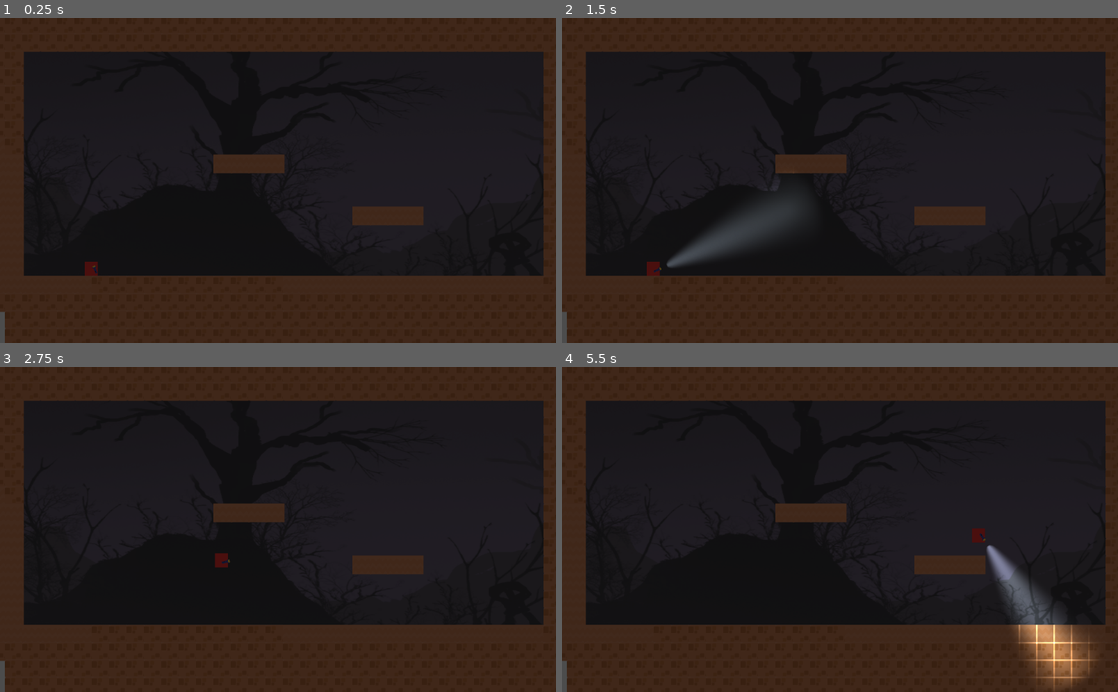
Above: before the commit, frames 1-4 (two rows, left to right).
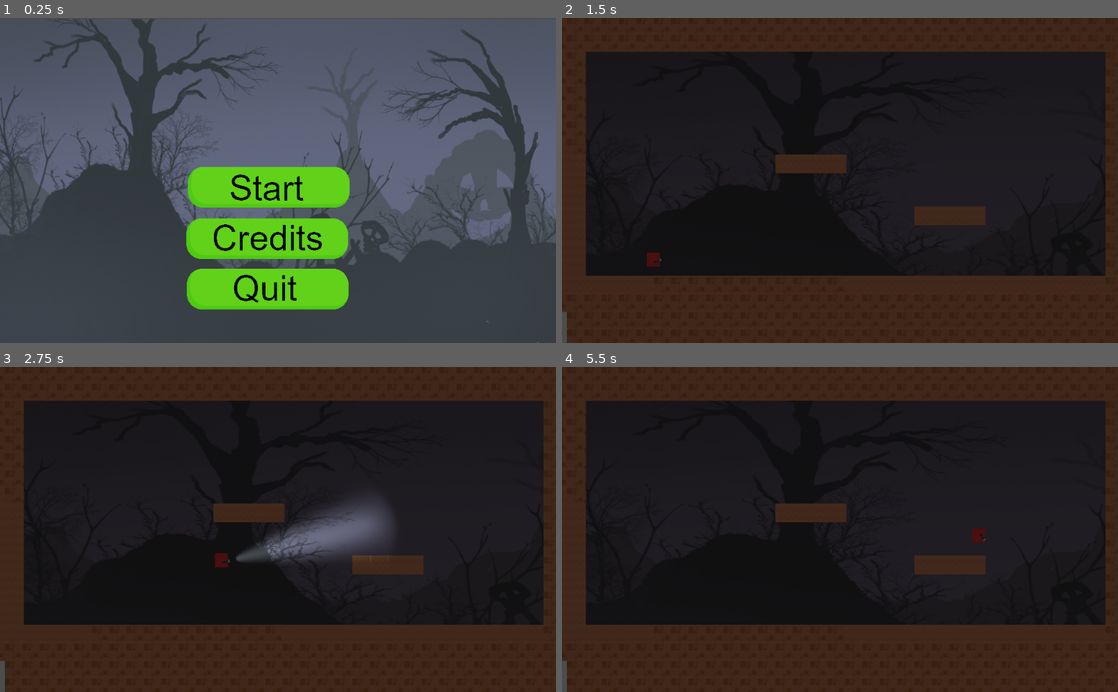
Above: after the commit, the same moments.

Repository: game-progamming-2019/team-2
Game: Godot game, scene res://Hauptszene/Hauptszene.tscn
Same seed, same stepped clock (60 frames per second), same inputs: the game is played once before the commit and once after it. Before the commit the project starts from res://Environment/Environment.tscn.
Inputs (mouse positions are in pixels of both pictures, inside the frame that each line leads up to):
- Up to frame 1 (0.25 s): no input
- Up to frame 2 (1.5 s): click (828, 239) at 0.52 s; click (828, 187) at 1.27 s
- Up to frame 3 (2.75 s): tap Enter at 2 s; move the mouse to (400, 513) at 2.02 s; hold D from 2.03 s (still down); hold Shift from 2.03 s (still down); click (400, 513) at 2.17 s; tap Space at 2.27 s
- Up to frame 4 (5.5 s): move the mouse to (728, 545) at 2.77 s; release Shift at 2.78 s; tap Shift at 2.85, 4.35 s; tap Space at 3.02, 4.52, 5.27 s; move the mouse to (895, 458) at 3.52 s; release D at 3.53 s; hold A 3.53-4.28 s; hold Shift 3.53-4.28 s; move the mouse to (812, 594) at 4.27 s; hold D from 4.28 s (still down); click (812, 594) at 4.42 s; move the mouse to (1006, 578) at 5.02 s; hold Shift from 5.03 s (still down)

The runs differ from the first frame. In frame 1, 99% of the frame differs, in the area x 0-100%, y 0-100%; in frame 2, 2.2%; in frame 3, 3.0%; in frame 4, 3.3%.

Commit message:
Starmenu und Hauptszene eingefügt

Diff:
--- a/Environment/Tileset/Tileset.tres
+++ b/Environment/Tileset/Tileset.tres
@@ -89,7 +89,7 @@
 "one_way": false,
 "one_way_margin": 1.0,
 "shape": SubResource( 7 ),
-"shape_transform": Transform2D( -3.61999e-06, 1, -1, -3.61999e-06, 35, 35 )
+"shape_transform": Transform2D( -3.61999e-006, 1, -1, -3.61999e-006, 35, 35 )
 } ]
 3/z_index = 0
 4/name = "Pfeil"
--- /dev/null
+++ b/Hauptszene/Hauptszene.gd
@@ -0,0 +1,20 @@
+extends Node2D
+
+# Declare member variables here. Examples:
+# var a = 2
+# var b = "text"
+
+# Called when the node enters the scene tree for the first time.
+func _ready():
+	pass # Replace with function body.
+
+# Called every frame. 'delta' is the elapsed time since the previous frame.
+#func _process(delta):
+#	pass
+
+
+func _on_Menu_start():
+	var welt = load("res://Environment/Environment.tscn").instance()
+	#beaver.init($TileMap)
+	add_child(welt)
+	pass # Replace with function body.
--- /dev/null
+++ b/Hauptszene/Hauptszene.tscn
@@ -0,0 +1,10 @@
+[gd_scene load_steps=3 format=2]
+
+[ext_resource path="res://Hauptszene/Hauptszene.gd" type="Script" id=1]
+[ext_resource path="res://Menu/Menu.tscn" type="PackedScene" id=2]
+
+[node name="Hauptszene" type="Node2D"]
+script = ExtResource( 1 )
+
+[node name="Menu" parent="." instance=ExtResource( 2 )]
+[connection signal="start" from="Menu" to="." method="_on_Menu_start"]
--- /dev/null
+++ b/Menu/Menu.gd
@@ -0,0 +1,20 @@
+extends Node2D
+
+signal start
+# Declare member variables here. Examples:
+# var a = 2
+# var b = "text"
+
+# Called when the node enters the scene tree for the first time.
+func _ready():
+	pass # Replace with function body.
+
+# Called every frame. 'delta' is the elapsed time since the previous frame.
+#func _process(delta):
+#	pass
+
+
+func _on_Start_pressed():
+	emit_signal("start")
+	queue_free()
+	pass # Replace with function body.
--- /dev/null
+++ b/Menu/Menu.tscn
@@ -0,0 +1,45 @@
+[gd_scene load_steps=8 format=2]
+
+[ext_resource path="res://Menu/Menu.gd" type="Script" id=1]
+[ext_resource path="res://Environment/background.png" type="Texture" id=2]
+[ext_resource path="res://Menu/Start.png" type="Texture" id=3]
+[ext_resource path="res://Menu/Start.gd" type="Script" id=4]
+[ext_resource path="res://Menu/Credits.png" type="Texture" id=5]
+[ext_resource path="res://Menu/Quit.png" type="Texture" id=6]
+[ext_resource path="res://Menu/Quit.gd" type="Script" id=7]
+
+[node name="Menu" type="Node2D"]
+script = ExtResource( 1 )
+
+[node name="Background" type="Sprite" parent="."]
+position = Vector2( 512, 301.646 )
+scale = Vector2( 0.801254, 0.831308 )
+texture = ExtResource( 2 )
+
+[node name="Start" type="Button" parent="."]
+margin_left = 339.07
+margin_top = 271.782
+margin_right = 651.07
+margin_bottom = 352.782
+icon = ExtResource( 3 )
+flat = true
+script = ExtResource( 4 )
+
+[node name="Credits" type="Button" parent="."]
+margin_left = 336.481
+margin_top = 367.325
+margin_right = 648.481
+margin_bottom = 448.325
+icon = ExtResource( 5 )
+flat = true
+
+[node name="Quit" type="Button" parent="."]
+margin_left = 337.209
+margin_top = 460.186
+margin_right = 649.209
+margin_bottom = 541.186
+icon = ExtResource( 6 )
+flat = true
+script = ExtResource( 7 )
+[connection signal="pressed" from="Start" to="." method="_on_Start_pressed"]
+[connection signal="pressed" from="Quit" to="Quit" method="_on_Quit_pressed"]
--- /dev/null
+++ b/Menu/Quit.gd
@@ -0,0 +1,18 @@
+extends Button
+
+# Declare member variables here. Examples:
+# var a = 2
+# var b = "text"
+
+# Called when the node enters the scene tree for the first time.
+func _ready():
+	pass # Replace with function body.
+
+# Called every frame. 'delta' is the elapsed time since the previous frame.
+#func _process(delta):
+#	pass
+
+
+func _on_Quit_pressed():
+	get_tree().quit()
+	pass # Replace with function body.
--- /dev/null
+++ b/Menu/Start.gd
@@ -0,0 +1,18 @@
+extends Button
+
+# Declare member variables here. Examples:
+# var a = 2
+# var b = "text"
+
+# Called when the node enters the scene tree for the first time.
+func _ready():
+	pass # Replace with function body.
+
+# Called every frame. 'delta' is the elapsed time since the previous frame.
+#func _process(delta):
+#	pass
+
+
+func _on_Start_pressed():
+	print("Pressed")
+	pass # Replace with function body.
--- a/project.godot
+++ b/project.godot
@@ -16,7 +16,7 @@
 [application]
 
 config/name="Platzhalter"
-run/main_scene="res://Environment/Environment.tscn"
+run/main_scene="res://Hauptszene/Hauptszene.tscn"
 config/icon="res://icon.png"
 
 [rendering]
Binary file added: Menu/Credits.png
Not shown, added: Menu/Credits.png.import
Binary file added: Menu/Empty1024x1024.png
Not shown, added: Menu/Empty1024x1024.png.import
Binary file added: Menu/Grün.png
Not shown, added: Menu/Grün.png.import
Binary file added: Menu/Quit.png
Not shown, added: Menu/Quit.png.import
Binary file added: Menu/Start.png
Not shown, added: Menu/Start.png.import
